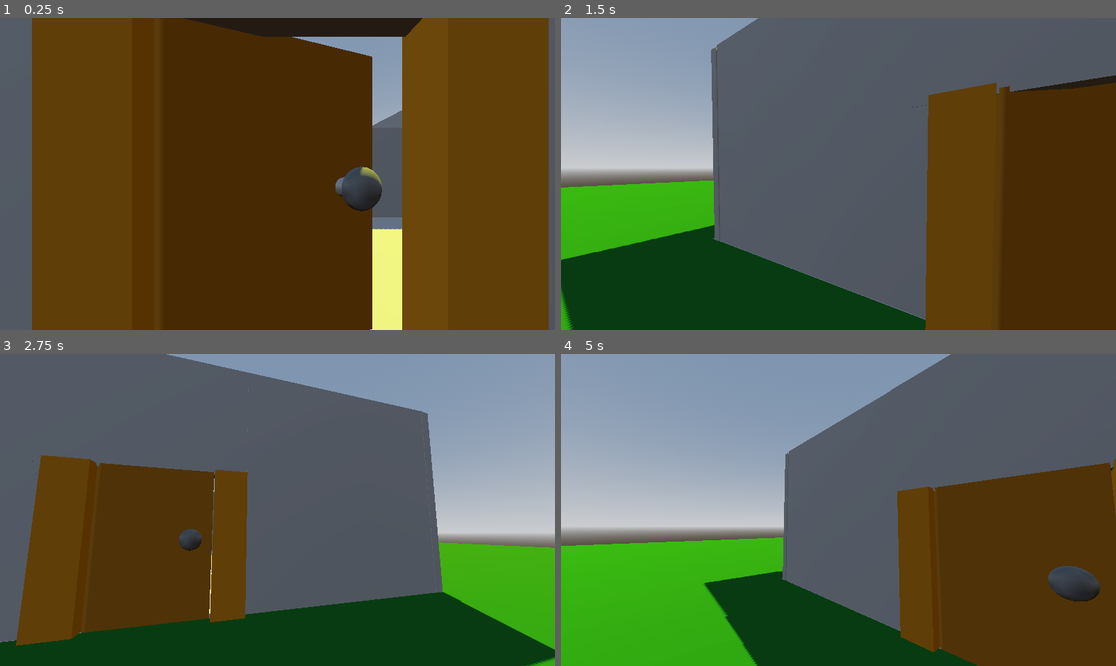
Above: before the commit, frames 1-4 (two rows, left to right).
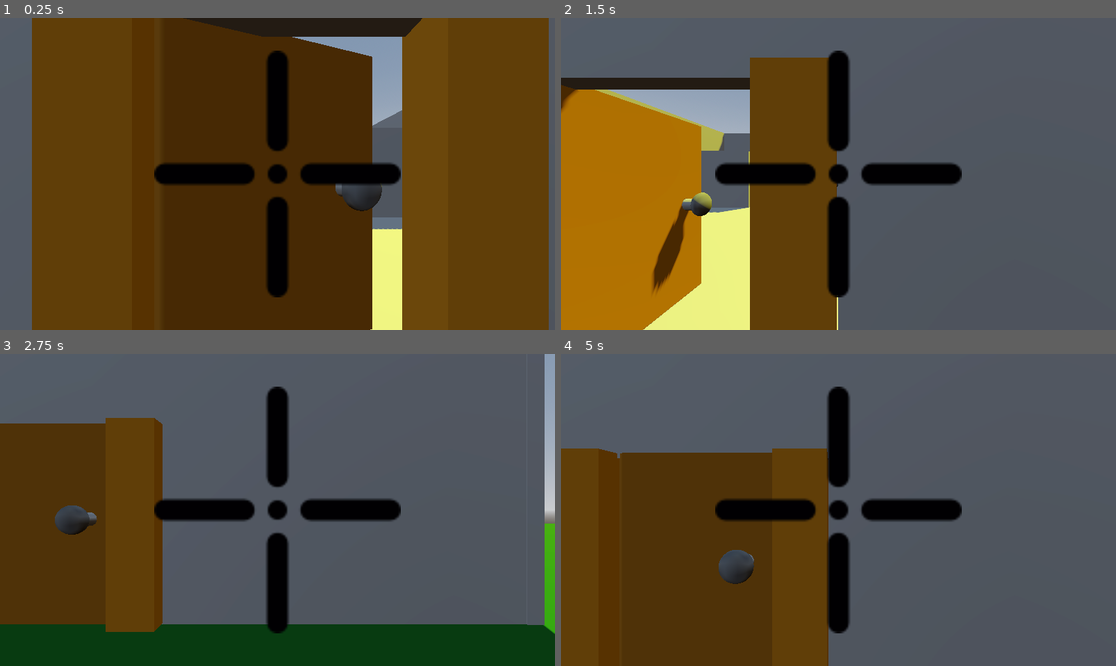
Above: after the commit, the same moments.

Repository: Matthew-CS11/The-Babysitter
Game: Godot game, scene res://world.tscn
The game is run twice, just before and just after one commit, with the same random seed, the same clock (stepped at 60 frames per second) and the same inputs.
Inputs (mouse positions are in pixels of both pictures, inside the frame that each line leads up to):
- Up to frame 1 (0.25 s): no input
- Up to frame 2 (1.5 s): move the mouse to (960, 158) at 0.52 s; hold D (right) 0.53-1.28 s; tap W (forawrd) at 0.6, 1.35 s; tap Space (jump) at 0.77 s; move the mouse to (810, 174) at 1.27 s; hold S (backward) from 1.28 s (still down)
- Up to frame 3 (2.75 s): tap Space (jump) at 1.52 s; move the mouse to (288, 503) at 2.02 s; release S (backward) at 2.03 s; hold D (right) from 2.03 s (still down); tap W (forawrd) at 2.1 s
- Up to frame 4 (5 s): move the mouse to (832, 516) at 2.77 s; tap W (forawrd) at 2.85, 3.6, 4.35 s; tap Space (jump) at 3.02, 3.77, 4.52 s; move the mouse to (877, 513) at 3.52 s; release D (right) at 3.53 s; hold A (left) from 3.53 s (still down); move the mouse to (794, 506) at 4.27 s

The runs differ from the first frame. In frame 1, 5.2% of the frame differs, in the area x 27-73%, y 10-90%; in frame 2, 75%; in frame 3, 44%; in frame 4, 78%, in the area x 0-100%, y 0-100%.

Commit message:
starting crosshair

Diff:
--- a/the-babysitter/world.tscn
+++ b/the-babysitter/world.tscn
@@ -2,6 +2,7 @@
 
 [ext_resource type="PackedScene" uid="uid://daoap32qdu4kg" path="res://player/player.tscn" id="1_f3sb7"]
 [ext_resource type="PackedScene" uid="uid://dh8xkvqocyic7" path="res://house/door.tscn" id="2_fj7yv"]
+[ext_resource type="Texture2D" uid="uid://b7ge5ne28vxvh" path="res://cruss.png" id="3_tlwt5"]
 
 [sub_resource type="ProceduralSkyMaterial" id="ProceduralSkyMaterial_f3sb7"]
 sky_horizon_color = Color(0.66224277, 0.6717428, 0.6867428, 1)
@@ -123,3 +124,30 @@
 transform = Transform3D(-4.371139e-08, 0, 1, 0, 1, 0, -1, 0, -4.371139e-08, 4.382165, 4.6677694, -24.255087)
 use_collision = true
 size = Vector3(6.196907, 1.1411076, 0.7491455)
+
+[node name="cross" type="CanvasLayer" parent="." unique_id=422290267]
+follow_viewport_enabled = true
+
+[node name="Control" type="Control" parent="cross" unique_id=816745249]
+layout_mode = 3
+anchors_preset = 15
+anchor_right = 1.0
+anchor_bottom = 1.0
+grow_horizontal = 2
+grow_vertical = 2
+
+[node name="TextureRect" type="TextureRect" parent="cross/Control" unique_id=1296622261]
+custom_minimum_size = Vector2(16, 16)
+layout_mode = 1
+anchors_preset = 8
+anchor_left = 0.5
+anchor_top = 0.5
+anchor_right = 0.5
+anchor_bottom = 0.5
+offset_left = -256.0
+offset_top = -256.0
+offset_right = 256.0
+offset_bottom = 256.0
+grow_horizontal = 2
+grow_vertical = 2
+texture = ExtResource("3_tlwt5")
Binary file added: the-babysitter/cruss.png
Not shown, added: the-babysitter/cruss.png.import
Binary file added: the-babysitter/crusshair.png
Not shown, added: the-babysitter/crusshair.png.import
